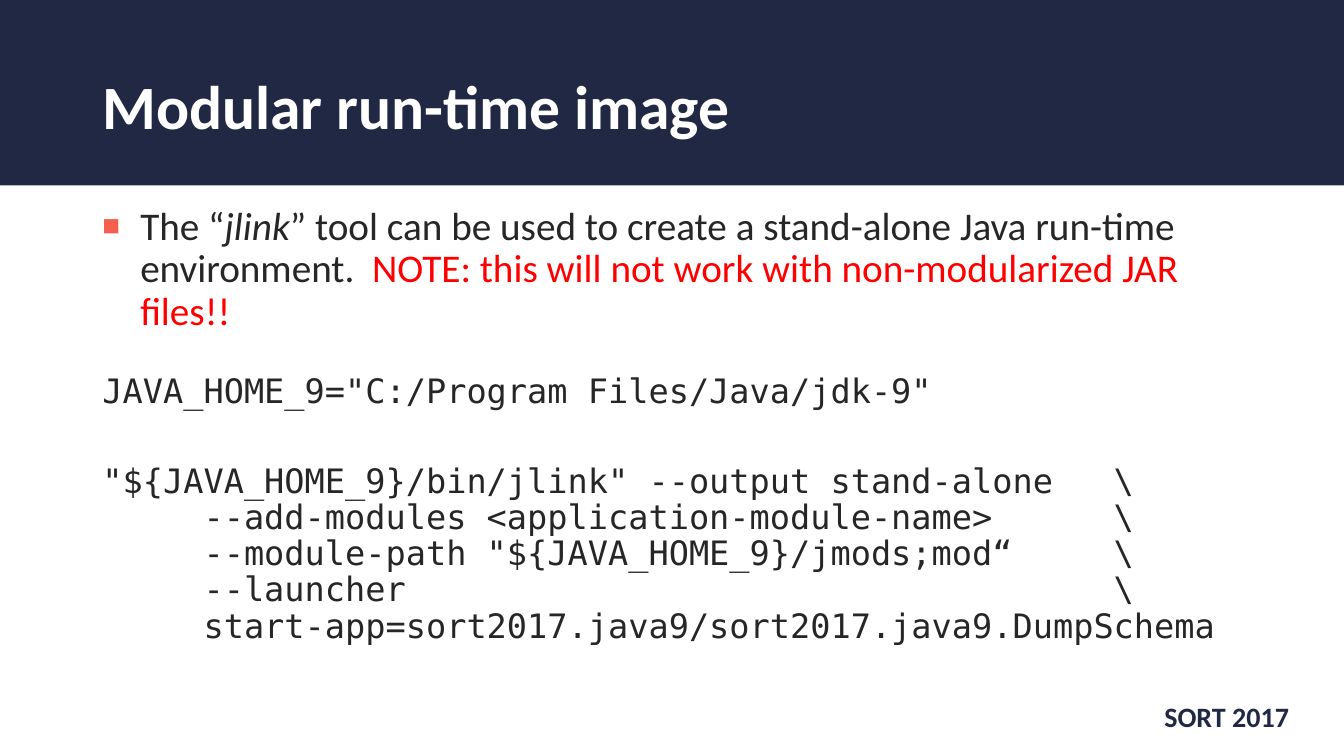
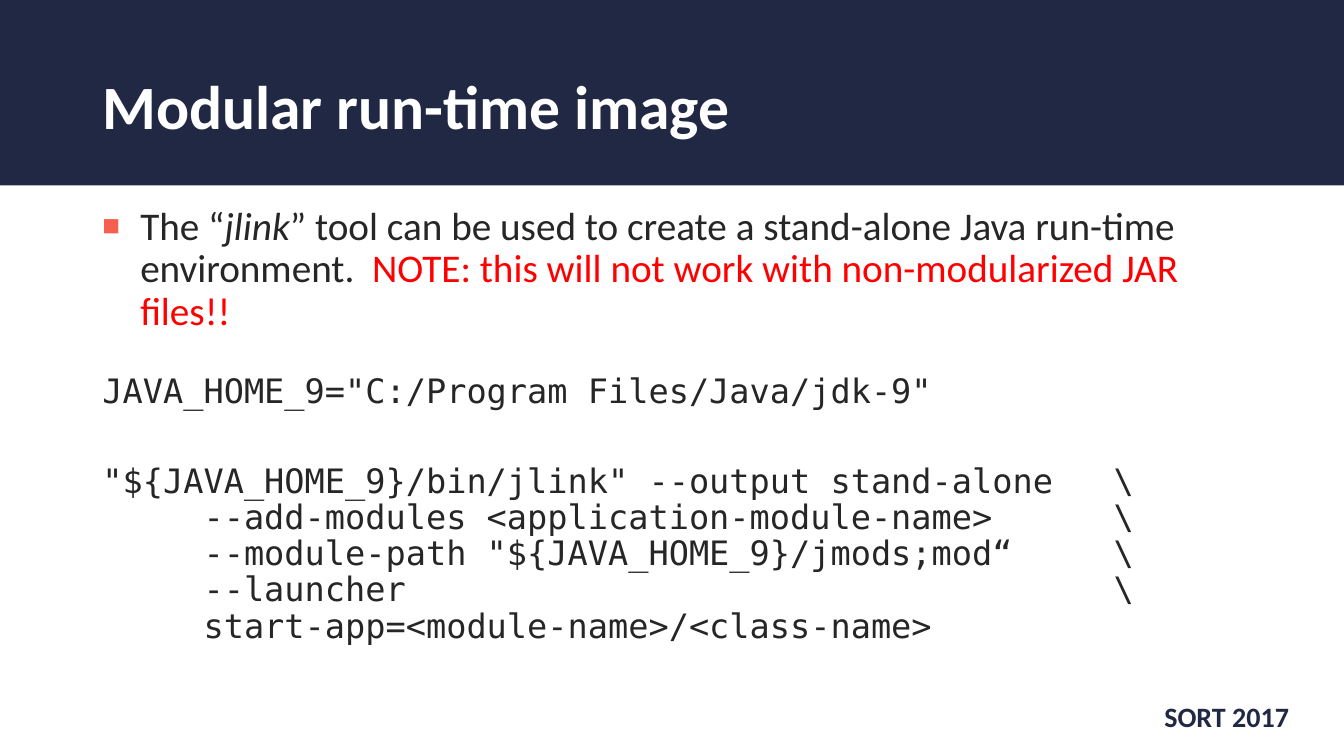
Before and after one commit to wjohnson000/java9-sort, a slide deck: slide 16 of sort-2017-java9.pptx. Drawn at 1344x756 pixels with LibreOffice and Linux fonts; fonts in the diff are those of the drawing; background and template pictures are left out. Boxes give left, top, right and bottom in pixels: in the first picture for what was removed or moved away, otherwise in the second. Text is boxed around its words. In the diff, an @@ line names an element or a change of style, - is before the commit and + after.

```diff
--- a/sort-2017-java9.pptx
+++ b/sort-2017-java9.pptx
@@ text at <box>102,467,1053,645</box>: text changed @@
-"${JAVA_HOME_9}/bin/jlink" --output stand-alone \
---add-modules <application-module-name> \
---module-path "${JAVA_HOME_9}/jmods;mod“ \
---launcher \
-start-app=sort2017.java9/sort2017.java9.DumpSchema
+"${JAVA_HOME_9}/bin/jlink" --output stand-alone \
+--add-modules <application-module-name> \
+--module-path "${JAVA_HOME_9}/jmods;mod“ \
+--launcher \
+start-app=<module-name>/<class-name>
```
Also in this commit, not shown: 11 other slides changed, 2 slides added, 9 other files.
